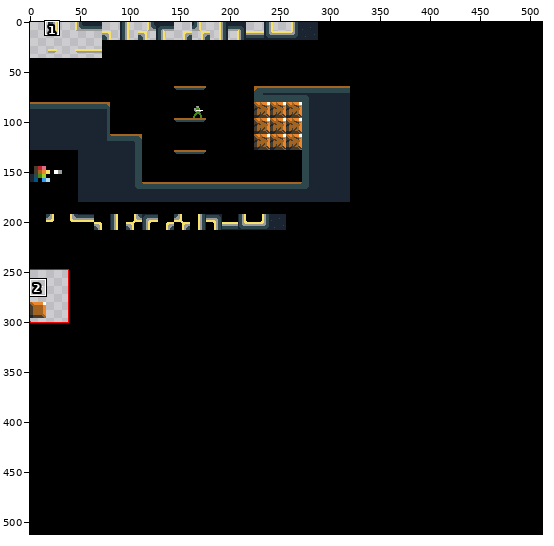
Sprite sheet, stored at res/tiles.png. Above: a wide view before the commit, with the close-up outlined.
Close-up. As it was:
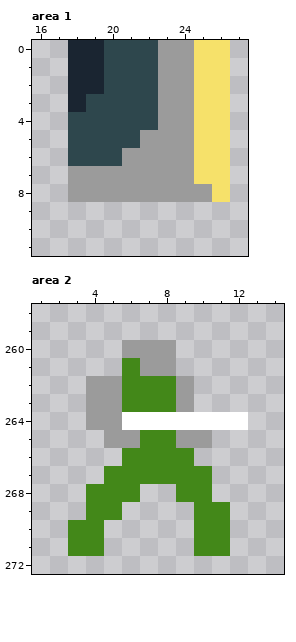
The file is 512x512 pixels. Colours within 5 levels of each other are drawn and written as one. Shown: area 1: x 16..27, y 0..11; area 2: x 1..14, y 258..272. The commit also changed other parts of the picture, which this record leaves out.
Once edited:
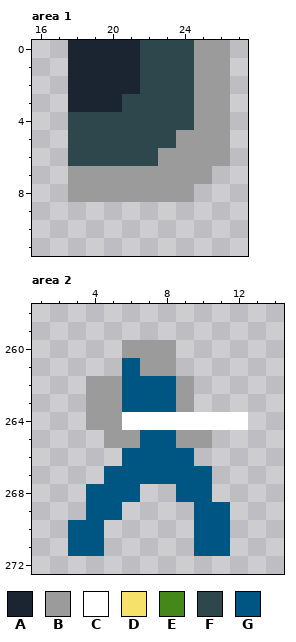
Palette (. is transparent): A #1a2531  B #9b9b9b  C #ffffff  D #f6e16a  E #438819  F #2e474d  G #005683
Edits made:
Area 1:
y 0..2: x 20..21 FF -> AA; x 23..26 BBDD -> FFBB
y 3: x 19..20 FF -> AA; x 23..26 BBDD -> FFBB
y 4: x 23..26 BBDD -> FFBB
y 5: x 22..23 BB -> FF; x 25..26 DD -> BB
y 6: x 21..22 BB -> FF; x 25..26 DD -> BB
y 7: x 25..26 DD -> B.
y 8: x 25..26 BD -> ..
Area 2:
y 261: x 6 E -> G
y 262..263: x 6..8 EEE -> GGG
y 265: x 7..8 EE -> GG
y 266: x 6..9 EEEE -> GGGG
y 267: x 5..10 EEEEEE -> GGGGGG
y 268: x 4..6 EEE -> GGG; x 9..10 EE -> GG
y 269: x 4..5 EE -> GG; x 10..11 EE -> GG
y 270..271: x 3..4 EE -> GG; x 10..11 EE -> GG
